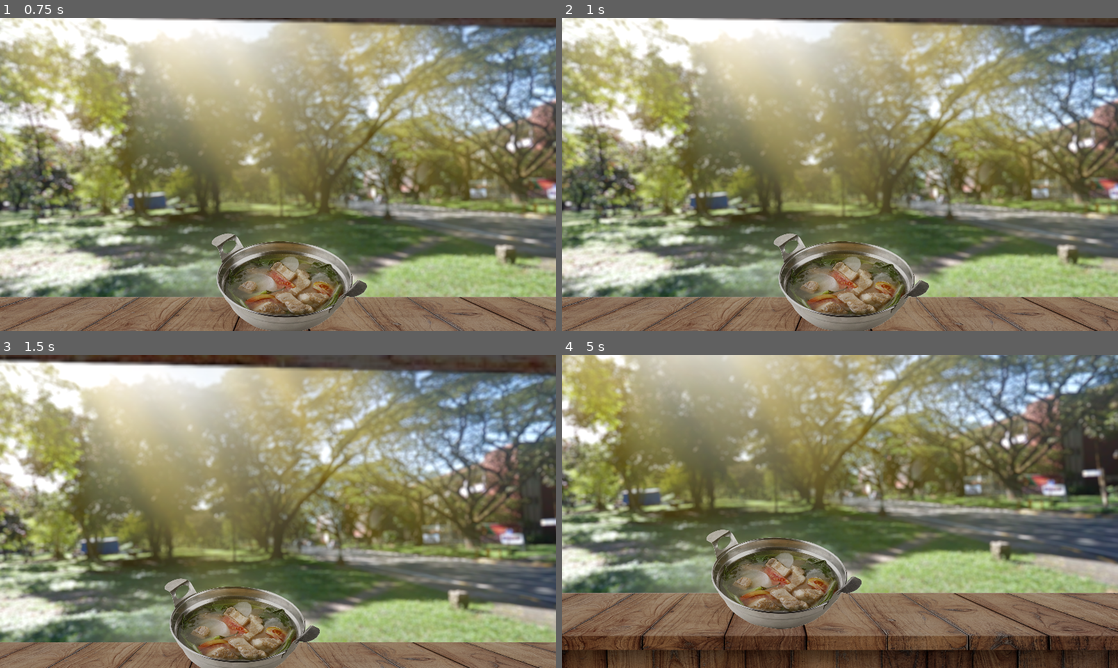
Above: before the commit, frames 1-4 (two rows, left to right).
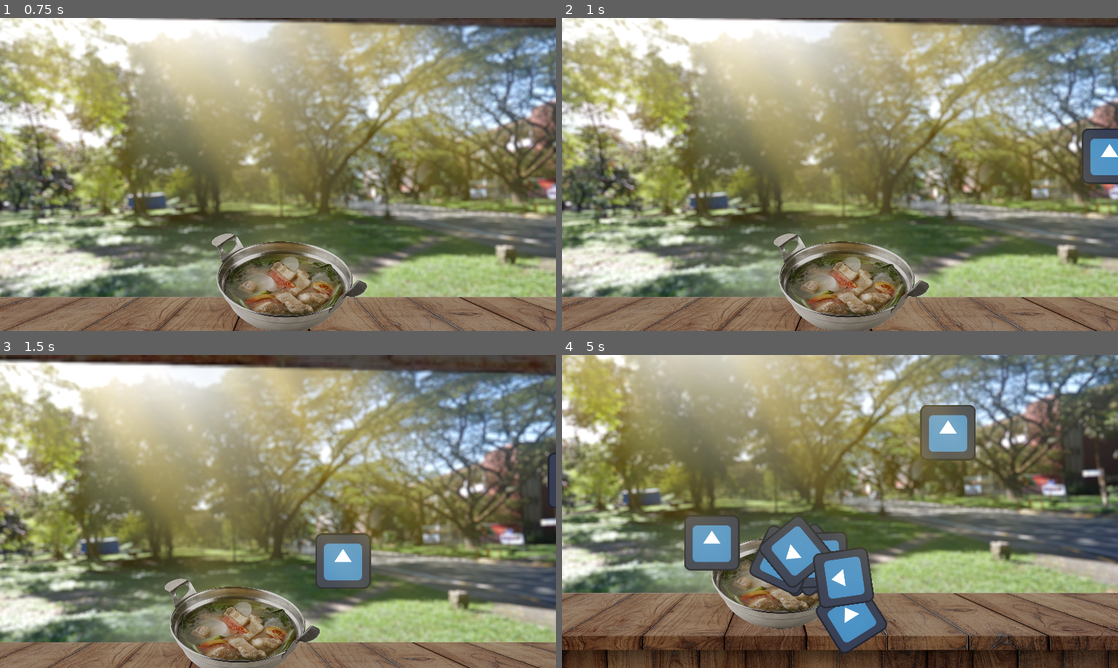
Above: after the commit, the same moments.

Repository: FlamingHerb/develup-chapter-1-quest
Game: Godot game, scene res://scenes/main_menu.tscn
Two runs of this game, one before a commit and one after it. Both use one fixed random seed, a clock stepped at 60 frames per second and the inputs below. The engine's default icon, where the game draws it, is replaced by a stand-in: a white triangle on a blue panel in a dark square. Sound files missing from this copy of the repository are replaced by a short silence.
Inputs (mouse positions are in pixels of both pictures, inside the frame that each line leads up to):
- Up to frame 1 (0.75 s): click "Ambatucook" at 0.5 s
- Up to frame 2 (1 s): no input
- Up to frame 3 (1.5 s): tap Enter at 1.25 s; move the mouse to (400, 495) at 1.27 s; hold Space from 1.28 s (still down)
- Up to frame 4 (5 s): move the mouse to (728, 527) at 2.02 s; release Space at 2.03 s; tap Space at 2.1, 2.27, 2.57, 3.6, 3.77, 4.07 s; move the mouse to (895, 442) at 2.77 s; hold Space 2.78-3.53 s; move the mouse to (812, 574) at 3.52 s; move the mouse to (1006, 558) at 4.27 s; hold Space from 4.28 s (still down)

Frame 1 is identical in both runs. In frame 2, 1.1% of the frame differs, in the area x 93-100%, y 35-54%; in frame 3, 1.8%; in frame 4, 8.6%, in the area x 22-75%, y 16-96%.

Commit message:
chore: pain

Diff:
--- a/scenes/game_main.tscn
+++ b/scenes/game_main.tscn
@@ -51,7 +51,6 @@
 
 [node name="SinigangPhysicsBody" type="StaticBody2D" parent="."]
 position = Vector2(602, 570)
-metadata/_edit_lock_ = true
 
 [node name="TheSinigang" type="Sprite2D" parent="SinigangPhysicsBody"]
 self_modulate = Color(0.762404, 0.762404, 0.762404, 1)
--- /dev/null
+++ b/scenes/game_main/item_base.tscn
@@ -0,0 +1,16 @@
+[gd_scene load_steps=4 format=3 uid="uid://id67ys7ay3hg"]
+
+[ext_resource type="Script" path="res://scripts/game_main/item_base.gd" id="1_u5cyj"]
+[ext_resource type="Texture2D" uid="uid://d01n4yb18q3yq" path="res://icon.svg" id="2_mhsqi"]
+
+[sub_resource type="CircleShape2D" id="CircleShape2D_7x3gb"]
+
+[node name="ItemBase" type="RigidBody2D"]
+script = ExtResource("1_u5cyj")
+time_in_air = 0.5
+
+[node name="CollisionShape2D" type="CollisionShape2D" parent="."]
+shape = SubResource("CircleShape2D_7x3gb")
+
+[node name="Sprite2D" type="Sprite2D" parent="."]
+texture = ExtResource("2_mhsqi")
--- a/scripts/game_main.gd
+++ b/scripts/game_main.gd
@@ -1,11 +1,42 @@
 extends Node2D
 
+@onready var projectile_group = $ProjectileGrouping
+
+enum StartingPosition {LEFT, RIGHT}
+enum ItemType {ITEM, ENEMY}
+
+#===============================================================================
+# Engine Signature/Signals functions
+#===============================================================================
 
 # Called when the node enters the scene tree for the first time.
 func _ready() -> void:
-	pass # Replace with function body.
+	_new_item_spawn()
 
 
 # Called every frame. 'delta' is the elapsed time since the previous frame.
 func _process(delta: float) -> void:
 	pass
+
+func _input(event: InputEvent) -> void:
+	if event is InputEventKey and Input.is_key_pressed(KEY_SPACE):
+		_new_item_spawn()
+
+#===============================================================================
+# Custom functions
+#===============================================================================
+
+func _new_item_spawn():
+	var new_item = preload("res://scenes/game_main/item_base.tscn")
+	var adding_item = new_item.instantiate()
+
+	adding_item.time_in_air = randf_range(1, 1.2)
+
+	if randi_range(0, 1):
+		adding_item.position.x = -400
+	else:
+		adding_item.position.x = 1500
+
+	adding_item.position.y = randi_range(-10, 600)
+
+	projectile_group.add_child(adding_item)
--- /dev/null
+++ b/scripts/game_main/item_base.gd
@@ -0,0 +1,27 @@
+extends RigidBody2D
+
+const target_pos = Vector2(602, 570)
+
+@export var time_in_air: float
+
+
+#===============================================================================
+# Engine Signature/Signals functions
+#===============================================================================
+
+# Called when the node enters the scene tree for the first time.
+func _ready() -> void:
+	_calculate_linear_velocity()
+
+# Called every frame. 'delta' is the elapsed time since the previous frame.
+func _process(delta: float) -> void:
+	pass
+
+#===============================================================================
+# Custom functions
+#===============================================================================
+
+## We know position (x,y) but not linear velocity.
+func _calculate_linear_velocity() -> void:
+	linear_velocity.x = (target_pos.x - position.x) / time_in_air
+	linear_velocity.y = ((target_pos.y - position.y ) - ((980 * (time_in_air ** 2)) / 2)) / (time_in_air)
